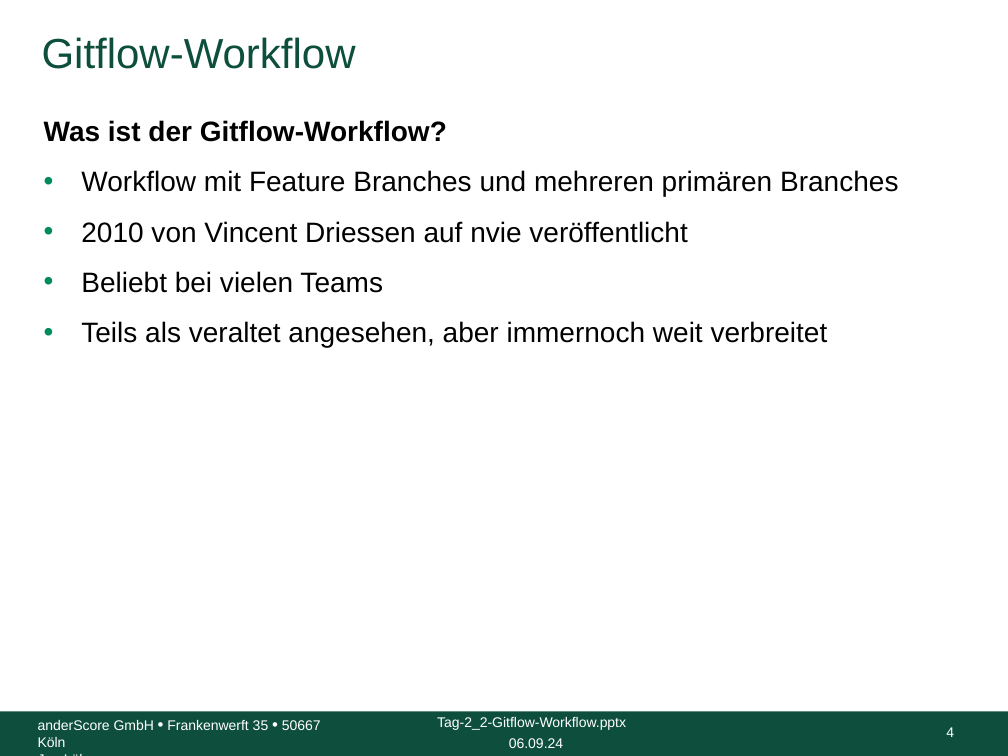
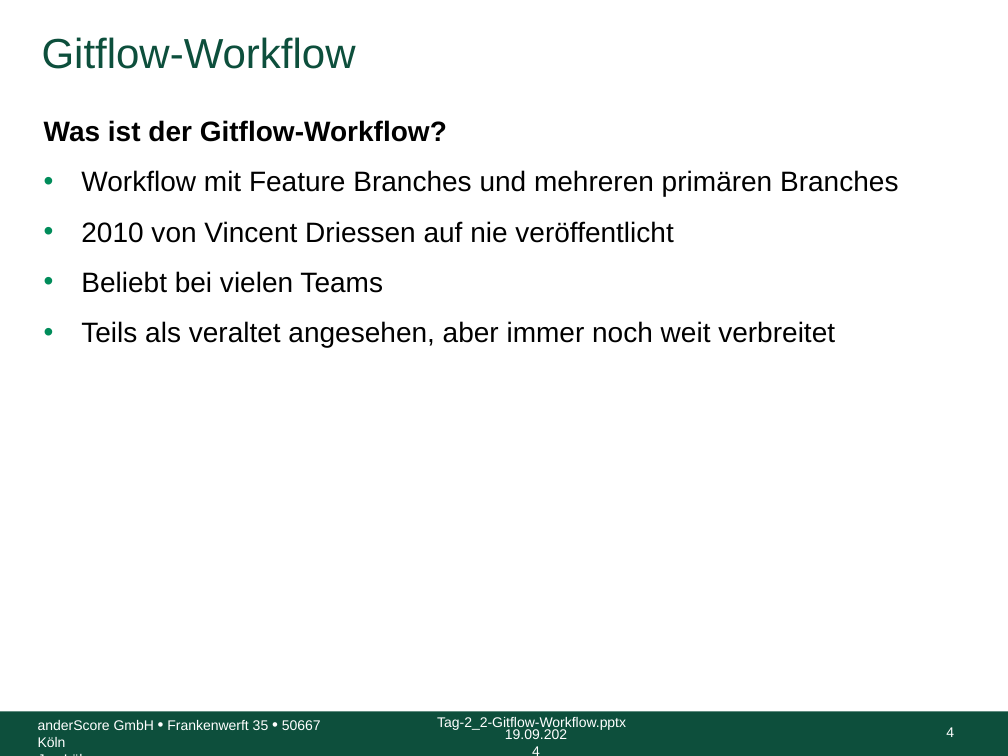
Before and after one commit to anderscore-gmbh/gitlab, a slide deck: slide 4 of slides/Tag-2_2-Gitflow-Workflow.pptx. Drawn at 1008x756 pixels with LibreOffice and Linux fonts; fonts in the diff are those of the drawing; background and template pictures are left out. Boxes give left, top, right and bottom in pixels: in the first picture for what was removed or moved away, otherwise in the second. Text is boxed around its words. In the diff, an @@ line names an element or a change of style, - is before the commit and + after.

```diff
--- a/slides/Tag-2_2-Gitflow-Workflow.pptx
+++ b/slides/Tag-2_2-Gitflow-Workflow.pptx
@@ text at <box>81,221,673,243</box>: text changed @@
-• 2010 von Vincent Driessen auf nvie veröffentlicht
+• 2010 von Vincent Driessen auf nie veröffentlicht
@@ text at <box>81,321,835,347</box>: spaces changed @@
-• Teils als veraltet angesehen, aber immernoch weit verbreitet
+• Teils als veraltet angesehen, aber immer noch weit verbreitet
@@ text at <box>505,729,567,739</box>: text changed @@
-06.09.24
+19.09.2024
```
Also in this commit, not shown: 36 other slides changed, 10 other files.
